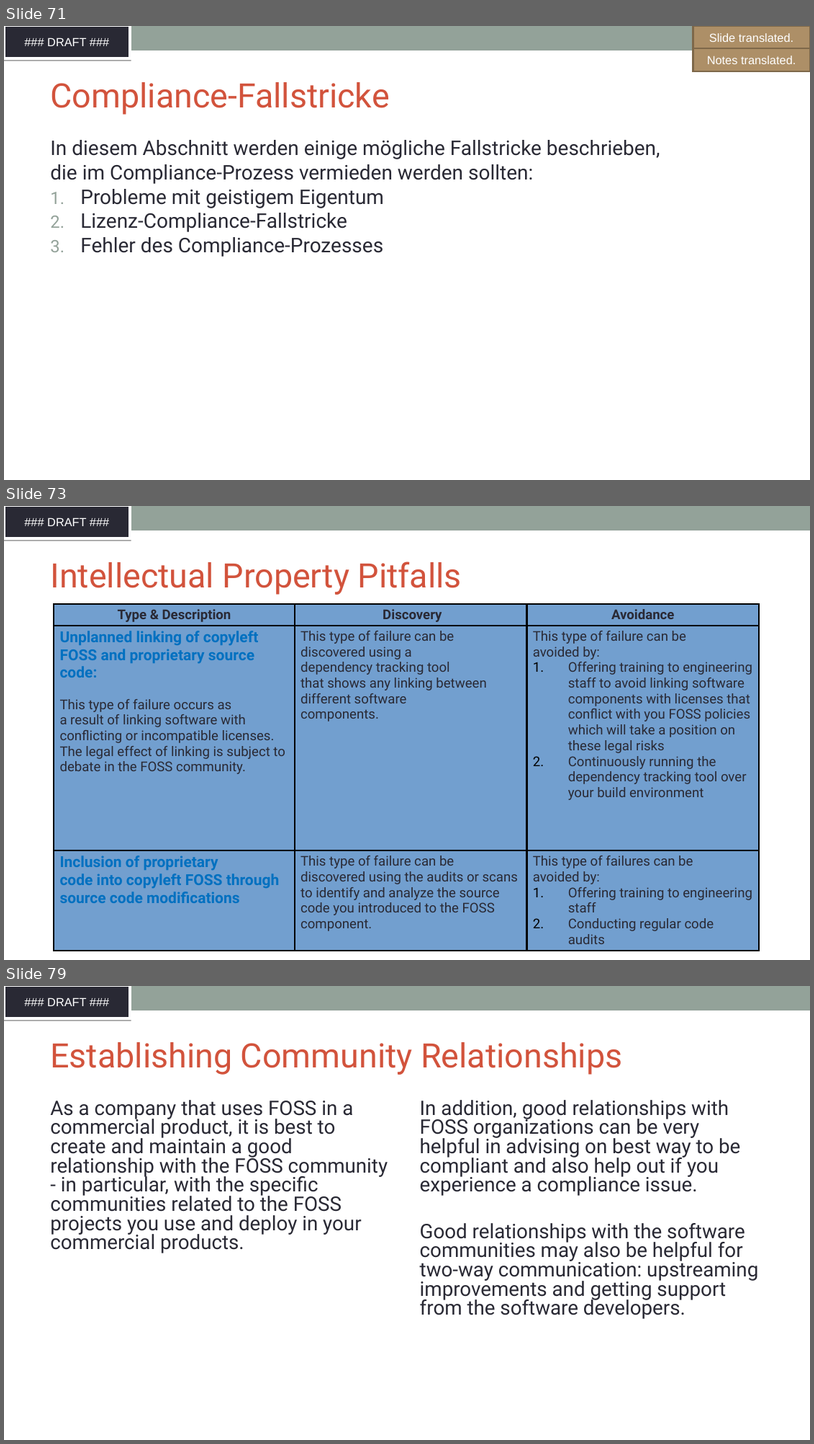
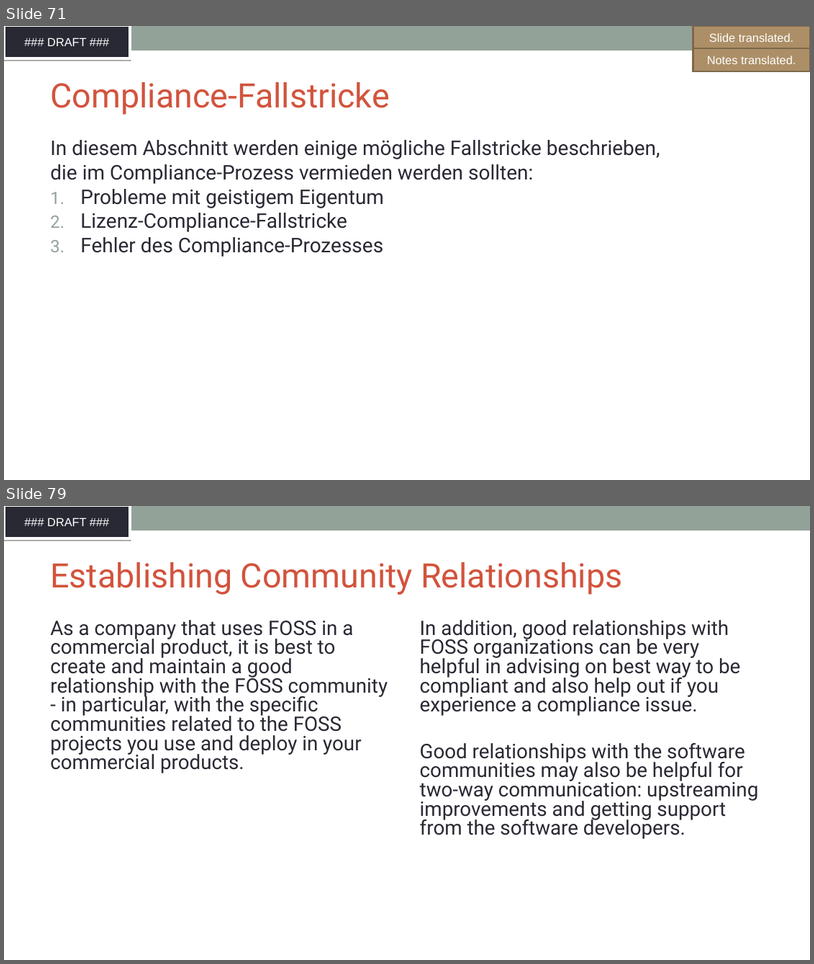
Before and after one commit to SThanheiser/curriculum, a slide deck: translation-DE/slides/DFT_openchain-curriculum-for-1-1_GER.odp. Shown one above the other, each under a label of ours: slides 71, 73 and 79 before the commit, slides 71 and 79 after it; the slides between them are not shown. The pictures are 814x1444 and 814x964 pixels, drawn with LibreOffice and Linux fonts; fonts in the diff are those of the drawing; background and template pictures are left out. Boxes give left, top, right and bottom in pixels: in the first picture for what was removed or moved away, otherwise in the second. Text is boxed around its words. In the diff, an @@ line names an element or a change of style, - is before the commit and + after.

```diff
--- a/translation-DE/slides/DFT_openchain-curriculum-for-1-1_GER.odp
+++ b/translation-DE/slides/DFT_openchain-curriculum-for-1-1_GER.odp
@@ slide 73 removed at (4,506,810,960), background #FFFFFF; not listed: 2 template elements that a slide beside it also shows @@
@@ title removed at (50,561,462,595) @@
-Intellectual Property Pitfalls
@@ table removed at (54,604,759,947), 3 rows, 3 columns @@
-Type & Description | Discovery | Avoidance
-Unplanned linking of copyleft FOSS and proprietary source code: / This type of failure occurs as / a result of linking software with conflicting or incompatible licenses. The legal effect of linking is subject to debate in the FOSS community. | This type of failure can be / discovered using a / dependency tracking tool / that shows any linking between / different software / components. | This type of failure can be / avoided by: / Offering training to engineering staff to avoid linking software components with licenses that conflict with you FOSS policies which will take a position on these legal risks / Continuously running the dependency tracking tool over your build environment
-Inclusion of proprietary / code into copyleft FOSS through / source code modifications | This type of failure can be / discovered using the audits or scans to identify and analyze the source code you introduced to the FOSS component. | This type of failures can be / avoided by: / Offering training to engineering staff / Conducting regular code audits
```
Also in this commit, not shown: 7 slides added, 6 other slides removed, 1 other file.
